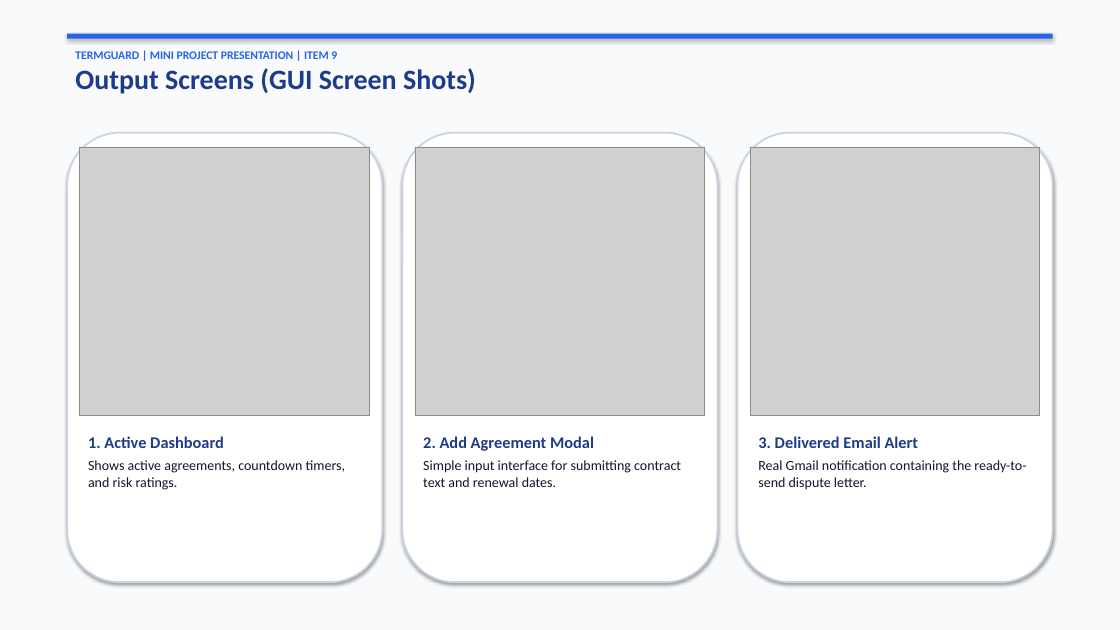
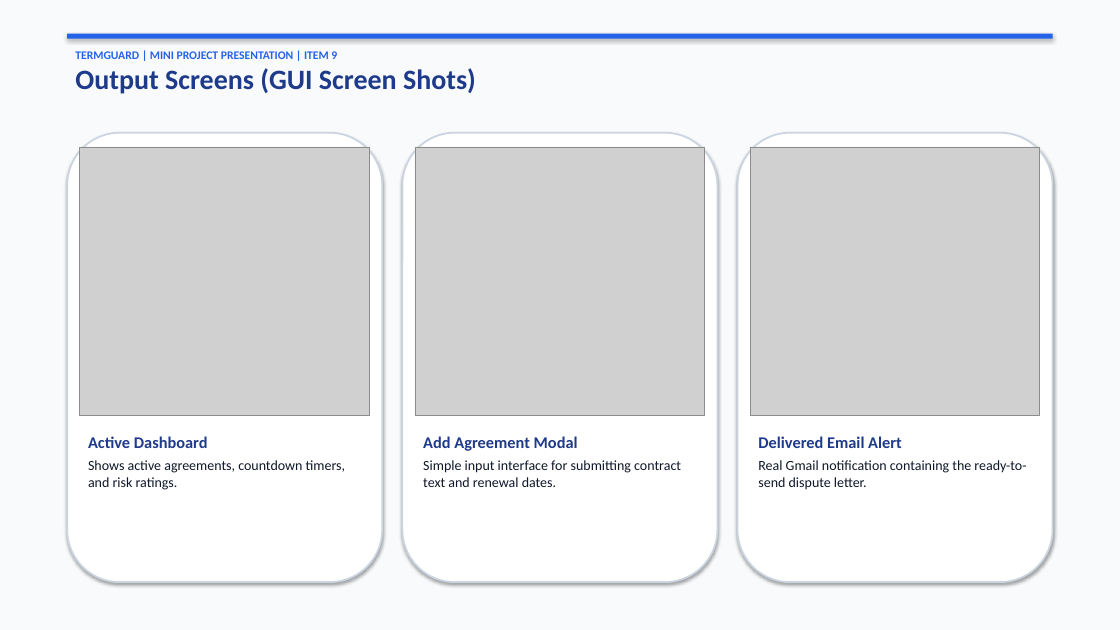
Before and after one commit to laxmiharshithrebally-a11y/TermGuard, a slide deck: slide 13 of TermGuard_Mini_Project_Presentation.pptx. Drawn at 1120x630 pixels with LibreOffice and Linux fonts; fonts in the diff are those of the drawing; grey boxes stand for pictures. Boxes give left, top, right and bottom in pixels: in the first picture for what was removed or moved away, otherwise in the second. Text is boxed around its words. In the diff, an @@ line names an element or a change of style, - is before the commit and + after.

```diff
--- a/TermGuard_Mini_Project_Presentation.pptx
+++ b/TermGuard_Mini_Project_Presentation.pptx
@@ text at bbox=[88, 436, 208, 448]: text changed @@
-1. Active Dashboard
+Active Dashboard
@@ text at bbox=[423, 436, 578, 451]: text changed @@
-2. Add Agreement Modal
+Add Agreement Modal
@@ text at bbox=[758, 436, 902, 448]: text changed @@
-3. Delivered Email Alert
+Delivered Email Alert
```
Also in this commit, not shown: 13 other slides changed, 1 other file.
